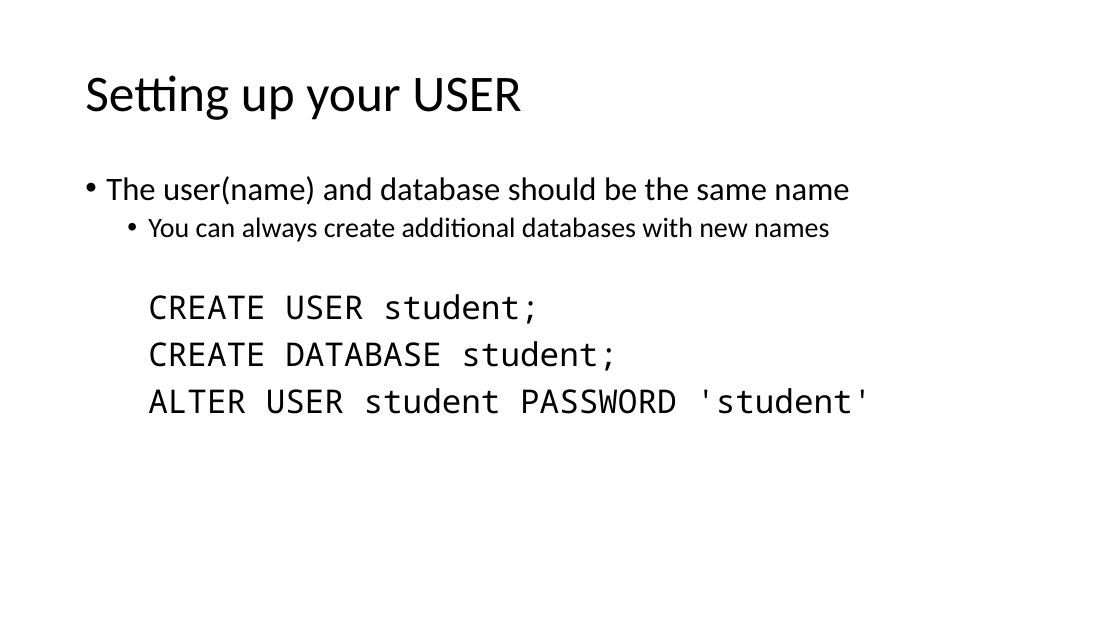
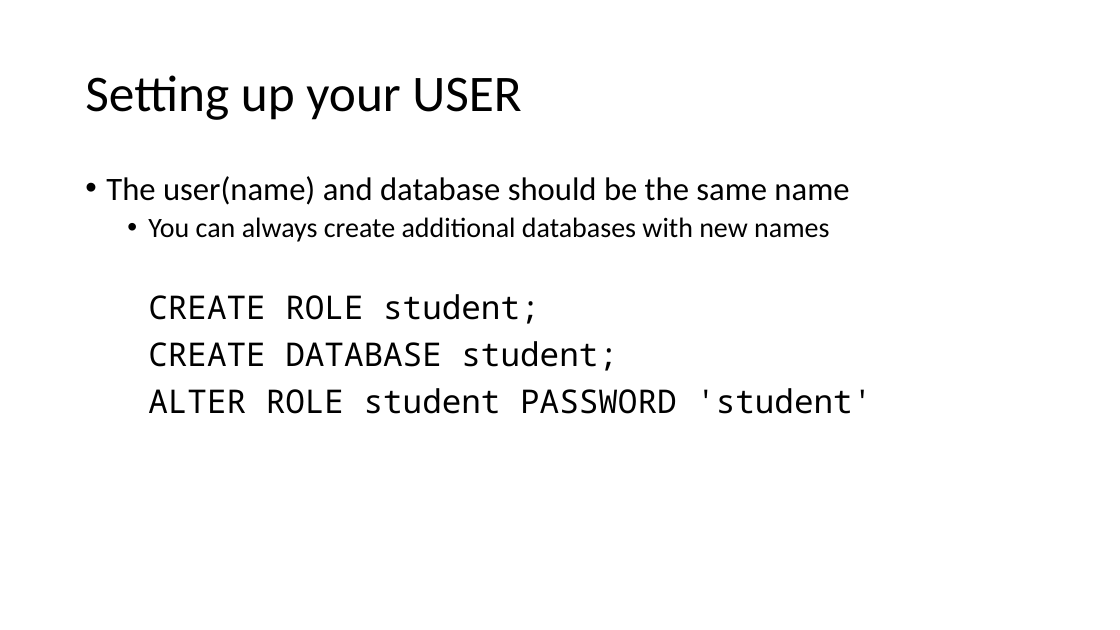
Before and after one commit to TomG007/gis5577, a slide deck: slide 10 of Setting_up_PostgreSQL.odp. Drawn at 1120x630 pixels with LibreOffice and Linux fonts; fonts in the diff are those of the drawing. Boxes give left, top, right and bottom in pixels: in the first picture for what was removed or moved away, otherwise in the second. Text is boxed around its words. In the diff, an @@ line names an element or a change of style, - is before the commit and + after.

```diff
--- a/Setting_up_PostgreSQL.odp
+++ b/Setting_up_PostgreSQL.odp
@@ text at [148, 294, 540, 324]: text changed @@
-CREATE USER student;
+CREATE ROLE student;
@@ text at [148, 388, 872, 414]: text changed @@
-ALTER USER student PASSWORD 'student'
+ALTER ROLE student PASSWORD 'student'
```
Also in this commit, not shown: 1 other slide changed, 3 other files.
